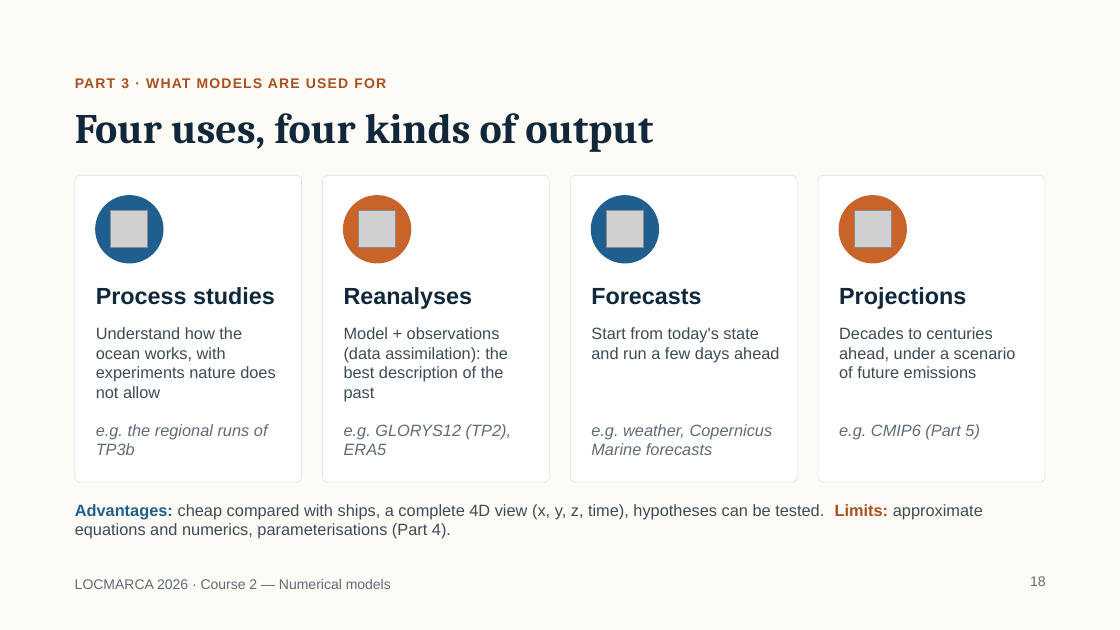
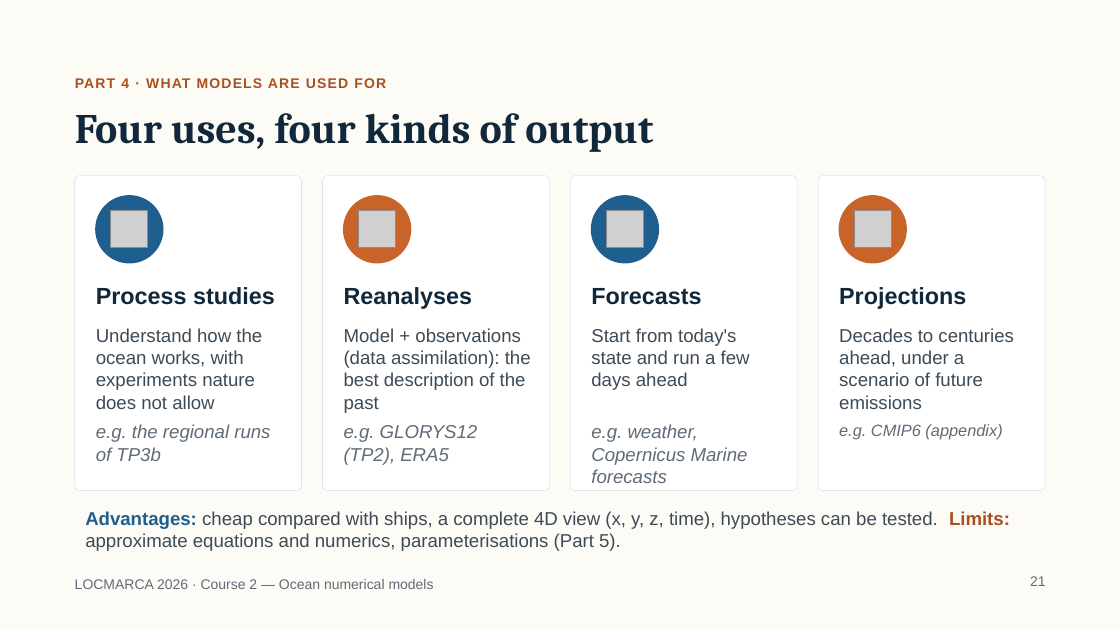
Before and after one commit to gcambon/script-locmarca, a slide deck: slide 21 of Courses/02_course_numerical_models.pptx (slide 18 before the commit). Drawn at 1120x630 pixels with LibreOffice and Linux fonts; fonts in the diff are those of the drawing; grey boxes stand for pictures. Boxes give left, top, right and bottom in pixels: in the first picture for what was removed or moved away, otherwise in the second. Text is boxed around its words. In the diff, an @@ line names an element or a change of style, - is before the commit and + after.

Commit message:
Update course ...

```diff
--- a/Courses/02_course_numerical_models.pptx
+++ b/Courses/02_course_numerical_models.pptx
@@ text at <box>75,78,386,88</box>: text changed @@
-PART 3 · WHAT MODELS ARE USED FOR
+PART 4 · WHAT MODELS ARE USED FOR
@@ rounded rectangle: place and size @@
-rounded rectangle at <box>75,176,302,482</box>
+rounded rectangle at <box>75,176,302,491</box>
@@ rounded rectangle: place and size @@
-rounded rectangle at <box>323,176,549,482</box>
+rounded rectangle at <box>323,176,549,491</box>
@@ rounded rectangle: place and size @@
-rounded rectangle at <box>571,176,797,482</box>
+rounded rectangle at <box>571,176,797,491</box>
@@ rounded rectangle: place and size @@
-rounded rectangle at <box>818,176,1045,482</box>
+rounded rectangle at <box>818,176,1045,491</box>
@@ size 14 to 16 pt in 7 elements at <box>96,328,262,409</box>, <box>96,424,270,461</box>, <box>344,328,531,413</box>, <box>344,425,478,465</box>, <box>591,328,750,390</box>, <box>839,328,1014,409</box>, <box>591,424,748,483</box> @@
@@ text at <box>839,424,1002,440</box>: text changed @@
-e.g. CMIP6 (Part 5)
+e.g. CMIP6 (appendix)
@@ text at <box>85,511,1010,551</box>: text changed; size 14 to 16 pt @@
-Advantages: cheap compared with ships, a complete 4D view (x, y, z, time), hypotheses can be tested. Limits: approximate equations and numerics, parameterisations (Part 4).
+Advantages: cheap compared with ships, a complete 4D view (x, y, z, time), hypotheses can be tested. Limits: approximate equations and numerics, parameterisations (Part 5).
@@ text at <box>75,579,434,589</box>: text changed @@
-LOCMARCA 2026 · Course 2 — Numerical models
+LOCMARCA 2026 · Course 2 — Ocean numerical models
@@ page number at <box>1030,576,1046,586</box>: text changed @@
-18
+21
```
Also in this commit, not shown: 28 other slides changed, 7 slides added, 1 slide removed, 5 other files.
